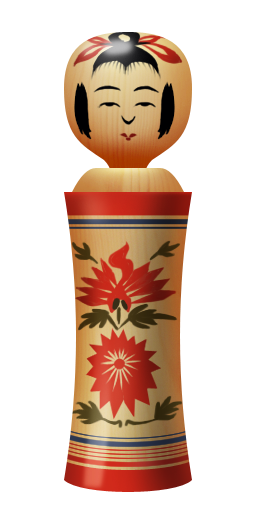
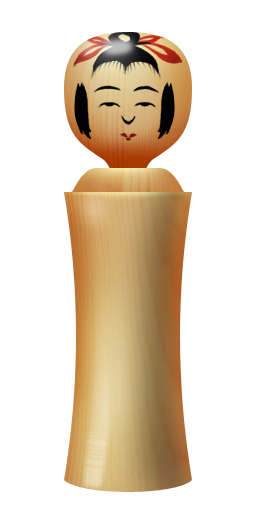
Layer changes from the first 256 × 512 image to the second:
hid group "details" (1st of 2, in "body") (5 layers) over bbox(64, 192, 192, 474)
hid group "lines" (2nd of 2, in "body") (7 layers) over bbox(64, 192, 192, 492)
